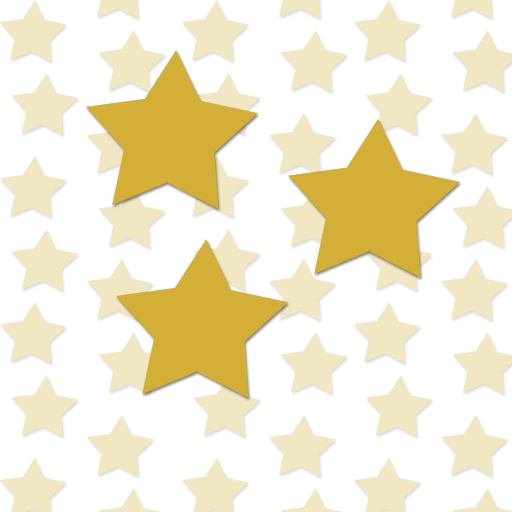
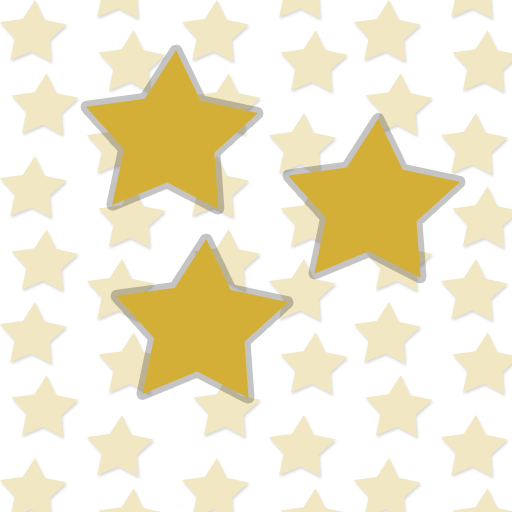
Before/after of a 512px x 512px layered artwork. What changed in the layer stack:
pixels changed over <box>80,44,466,404</box> (layer not identified)
